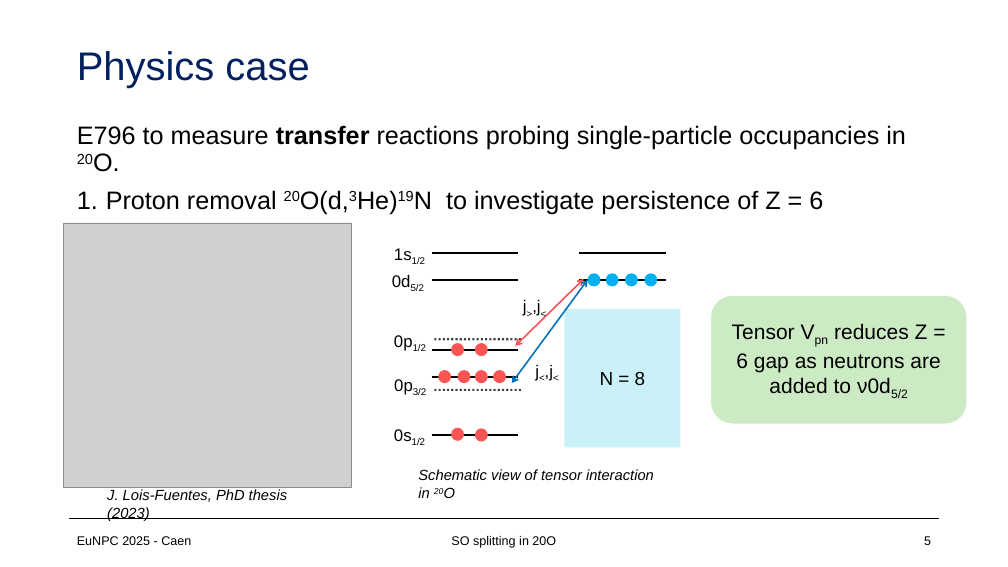
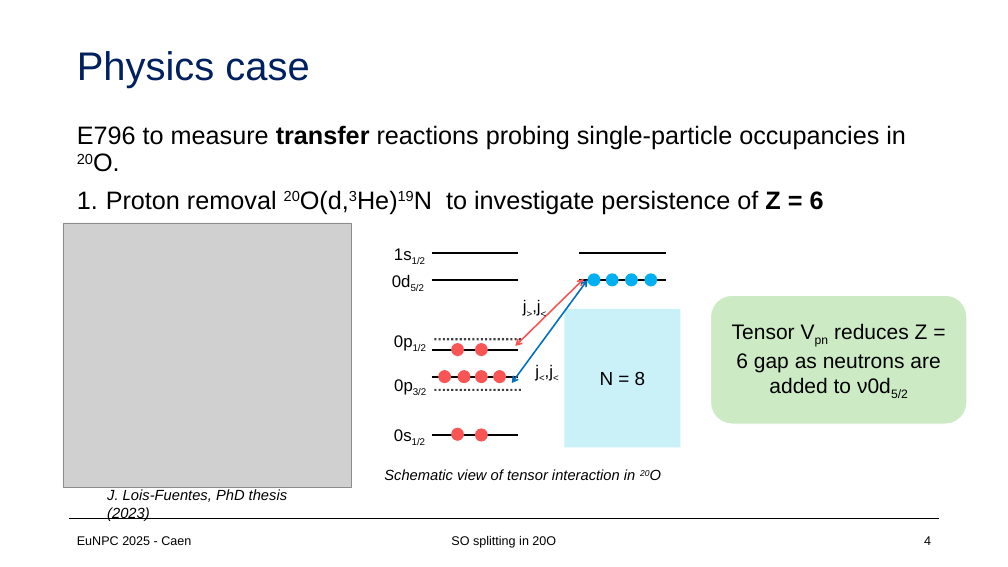
Before and after one commit to loopset/Docs, a slide deck: slide 4 of EuNPC/eunpc.pptx (slide 5 before the commit). Drawn at 1008x567 pixels with LibreOffice and Linux fonts; fonts in the diff are those of the drawing; grey boxes stand for pictures. Boxes give left, top, right and bottom in pixels: in the first picture for what was removed or moved away, otherwise in the second. Text is boxed around its words. In the diff, an @@ line names an element or a change of style, - is before the commit and + after.

```diff
--- a/EuNPC/eunpc.pptx
+++ b/EuNPC/eunpc.pptx
@@ text at (x1=106, y1=190, x2=824, y2=215): bold on in "Z = 6" @@
@@ text "Schematic view of tensor interaction ..." rewrapped from (x1=418, y1=469, x2=654, y2=498) to (x1=384, y1=469, x2=635, y2=545) @@
@@ page number at (x1=924, y1=536, x2=931, y2=545): text changed @@
-5
+4
```
Also in this commit, not shown: 10 other slides changed, 3 slides added, 2 slides removed, 7 other files.
